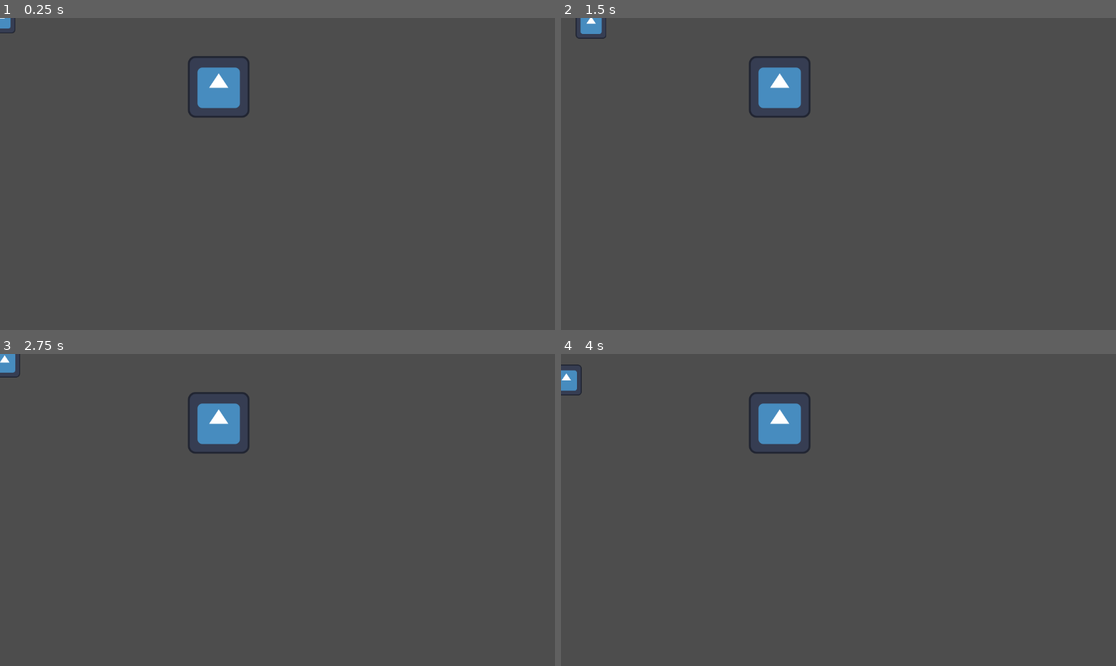
Above: before the commit, frames 1-4 (two rows, left to right).
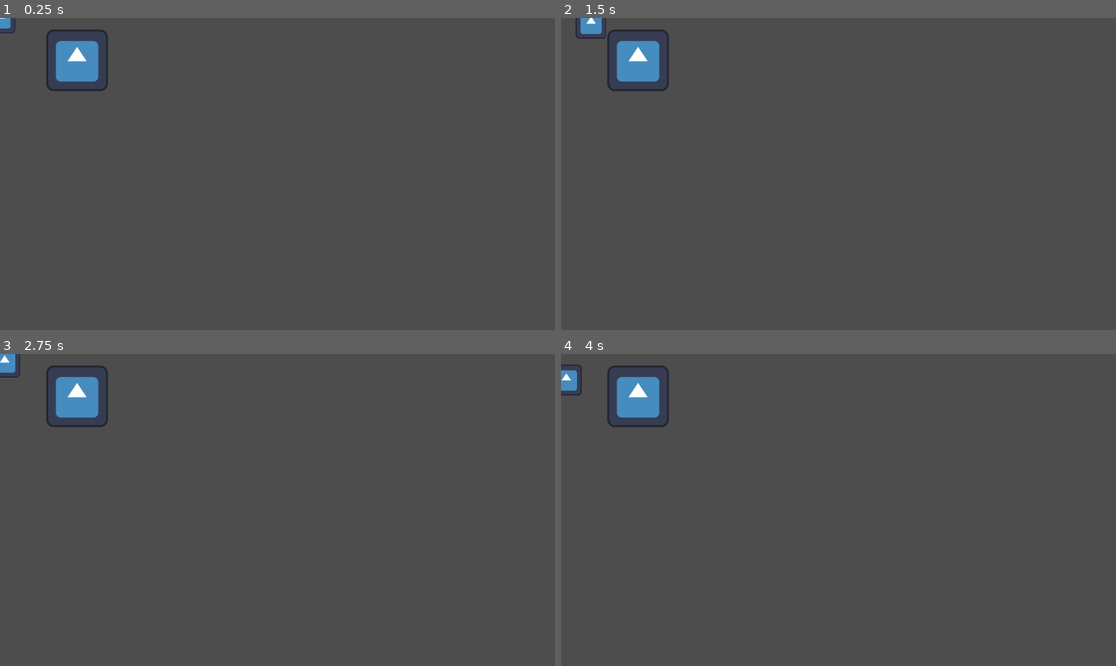
Above: after the commit, the same moments.

Repository: F1ejm/inventory
Game: Godot game, scene res://Main/main.tscn
Same seed, same stepped clock (60 frames per second), same inputs: the game is played once before the commit and once after it. The engine's default icon, where the game draws it, is replaced by a stand-in: a white triangle on a blue panel in a dark square.
Inputs:
- Up to frame 1 (0.25 s): no input
- Up to frame 2 (1.5 s): tap Enter at 0.5 s; hold D (D) 0.53-1.28 s; tap S (S) at 0.8, 1.35 s
- Up to frame 3 (2.75 s): tap D (D) at 1.55 s; tap Space at 2 s; hold A (A) from 2.03 s (still down); tap S (S) at 2.3 s
- Up to frame 4 (4 s): release A (A) at 2.78 s; tap D (D) at 2.85 s; tap Enter at 3.5 s; hold S (S) from 3.53 s (still down)

The runs differ from the first frame. In frame 1, 2.6% of the frame differs, in the area x 8-45%, y 3-32%; in frame 2, 2.6%; in frame 3, 2.6%; in frame 4, 2.6%.

Commit message:
fajne takie nie za madre XD za duzo tez nie zrobione bo po co ( jutro wstania wczesnie sytuacja wymaga wiec no tak sie wylosowalo no coz nic tylko wskoczyc w objecia morfeusza i w nich zostac az do porannego budzika dzwieku)

Diff:
--- a/Character/cahracter.gd
+++ b/Character/Character.gd
@@ -1,4 +1,8 @@
 extends CharacterBody2D
+
+@export var inv : inventory
+
+#-------------------------------------------------------------------------------
 
 var dir : Vector2
 var speed := 5000
@@ -26,4 +30,6 @@
 
 func character_can_grab(body: Node2D) -> void:
 	if body.is_in_group("Item"):
-		print("no i chuj nie chce mi sie dzisiaj tego pisac bo juz jest pozno a jutro trzeba wsacz i to wczesnie wiec nie pozdrawiam wszystkich i ogonie to lubie czogi i peptipoptery w szczegolnosci te bojowe xd co ja gadam XD")
+#		print("no i chuj nie chce mi sie dzisiaj tego pisac bo juz jest pozno a jutro trzeba wsacz i to wczesnie wiec nie pozdrawiam wszystkich i ogonie to lubie czogi i peptipoptery w szczegolnosci te bojowe xd co ja gadam XD")
+#		print(body.item_info.name)
+		inv.insert(body.item_info)
--- a/Character/Cahracter.tscn
+++ b/Character/Character.tscn
@@ -1,7 +1,8 @@
-[gd_scene load_steps=5 format=3 uid="uid://cs3kso4fghgbt"]
+[gd_scene load_steps=6 format=3 uid="uid://cs3kso4fghgbt"]
 
-[ext_resource type="Script" uid="uid://cqupqev6uams3" path="res://Character/cahracter.gd" id="1_mb54f"]
+[ext_resource type="Script" uid="uid://cqupqev6uams3" path="res://Character/Character.gd" id="1_mb54f"]
 [ext_resource type="Texture2D" uid="uid://1gnfnsaykhg" path="res://icon.svg" id="2_2nrhw"]
+[ext_resource type="Resource" uid="uid://c5x25ncxn2ia7" path="res://Character/inventory/inventory.tres" id="2_vbi5m"]
 
 [sub_resource type="RectangleShape2D" id="RectangleShape2D_ei4re"]
 size = Vector2(60, 60)
@@ -11,6 +12,7 @@
 
 [node name="Character" type="CharacterBody2D" groups=["Player"]]
 script = ExtResource("1_mb54f")
+inv = ExtResource("2_vbi5m")
 
 [node name="Sprite2D" type="Sprite2D" parent="."]
 scale = Vector2(0.5, 0.5)
--- /dev/null
+++ b/Character/inventory/UI/inventory_ui.tscn
@@ -0,0 +1,17 @@
+[gd_scene format=3 uid="uid://cnhp5xf4b3r7p"]
+
+[node name="InventoryUi" type="Control"]
+layout_mode = 3
+anchors_preset = 15
+anchor_right = 1.0
+anchor_bottom = 1.0
+grow_horizontal = 2
+grow_vertical = 2
+
+[node name="CenterContainer" type="CenterContainer" parent="."]
+layout_mode = 0
+offset_right = 40.0
+offset_bottom = 40.0
+
+[node name="ItemList" type="ItemList" parent="CenterContainer"]
+layout_mode = 2
--- a/Character/inventory/inventory.gd
+++ b/Character/inventory/inventory.gd
@@ -7,3 +7,5 @@
 
 func insert(item):
 	print(item)
+	items.append(item)
+	capasity -= 1
--- /dev/null
+++ b/Items/res/water.tres
@@ -0,0 +1,9 @@
+[gd_resource type="Resource" script_class="item" load_steps=2 format=3 uid="uid://cxbc5043fyajx"]
+
+[ext_resource type="Script" uid="uid://bcijv4gywulxc" path="res://Items/res/item_res.gd" id="1_wnpwf"]
+
+[resource]
+script = ExtResource("1_wnpwf")
+name = null
+power = 0.0
+metadata/_custom_type_script = "uid://bcijv4gywulxc"
--- a/Main/main.tscn
+++ b/Main/main.tscn
@@ -1,6 +1,6 @@
 [gd_scene load_steps=3 format=3 uid="uid://b56ch450exqi8"]
 
-[ext_resource type="PackedScene" uid="uid://cs3kso4fghgbt" path="res://Character/Cahracter.tscn" id="1_yh5la"]
+[ext_resource type="PackedScene" uid="uid://cs3kso4fghgbt" path="res://Character/Character.tscn" id="1_yh5la"]
 [ext_resource type="PackedScene" uid="uid://dr2e3mhxd5dem" path="res://Items/scenes_of_items/sword.tscn" id="2_2w1kt"]
 
 [node name="Main" type="Node2D"]
@@ -8,4 +8,4 @@
 [node name="Character" parent="." instance=ExtResource("1_yh5la")]
 
 [node name="StaticBody2D" parent="." instance=ExtResource("2_2w1kt")]
-position = Vector2(454, 143)
+position = Vector2(160, 88)
Renamed: Character/cahracter.gd.uid -> Character/Character.gd.uid
Binary file added: output-onlinepngtools-she3642hfhxet.png
Not shown, added: output-onlinepngtools-she3642hfhxet.png.import
